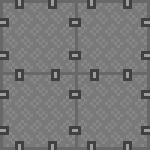
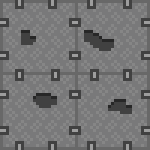
Layered file, before and after one edit (150 × 150). Changes by layer:
added group "floorTile_02.png" with 2 layers above "floorTile_01.png" over [21, 30, 132, 114]
showed "Layer 2", moved it into group "floorTile_02.png" over [21, 30, 132, 114]
added layer "Layer 6 copy" in group "floorTile_02.png" over [21, 30, 132, 114]
moved "Layer 6" into group "floorTile_01.png", painted on it over [21, 30, 132, 114]
removed layer "Layer 3" over [21, 30, 132, 114]
removed layer "Layer 4" over [21, 30, 132, 114]
removed layer "Layer 5" over [21, 30, 132, 114]
removed layer "Layer 0" over [21, 30, 132, 114]
